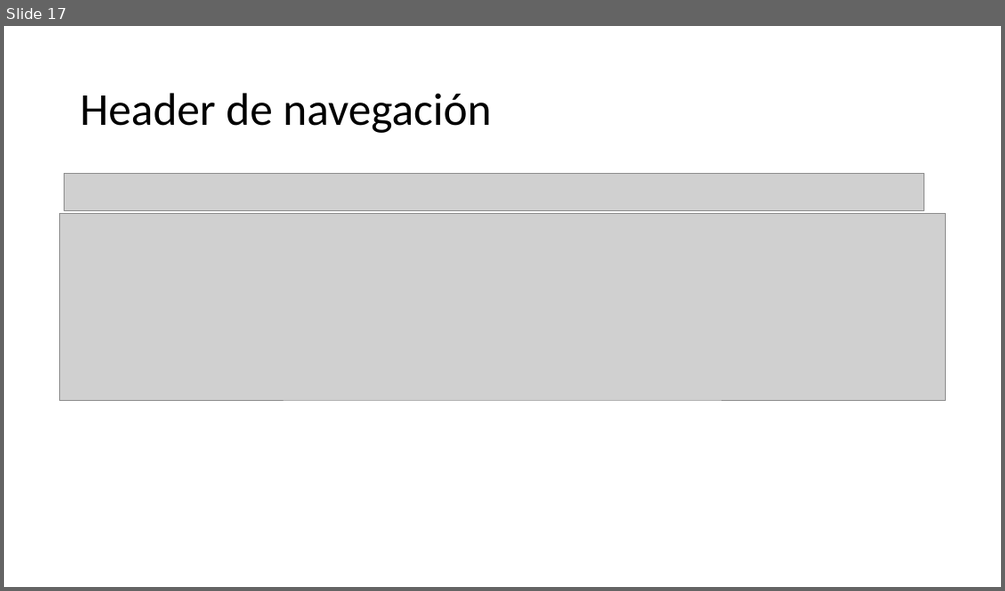
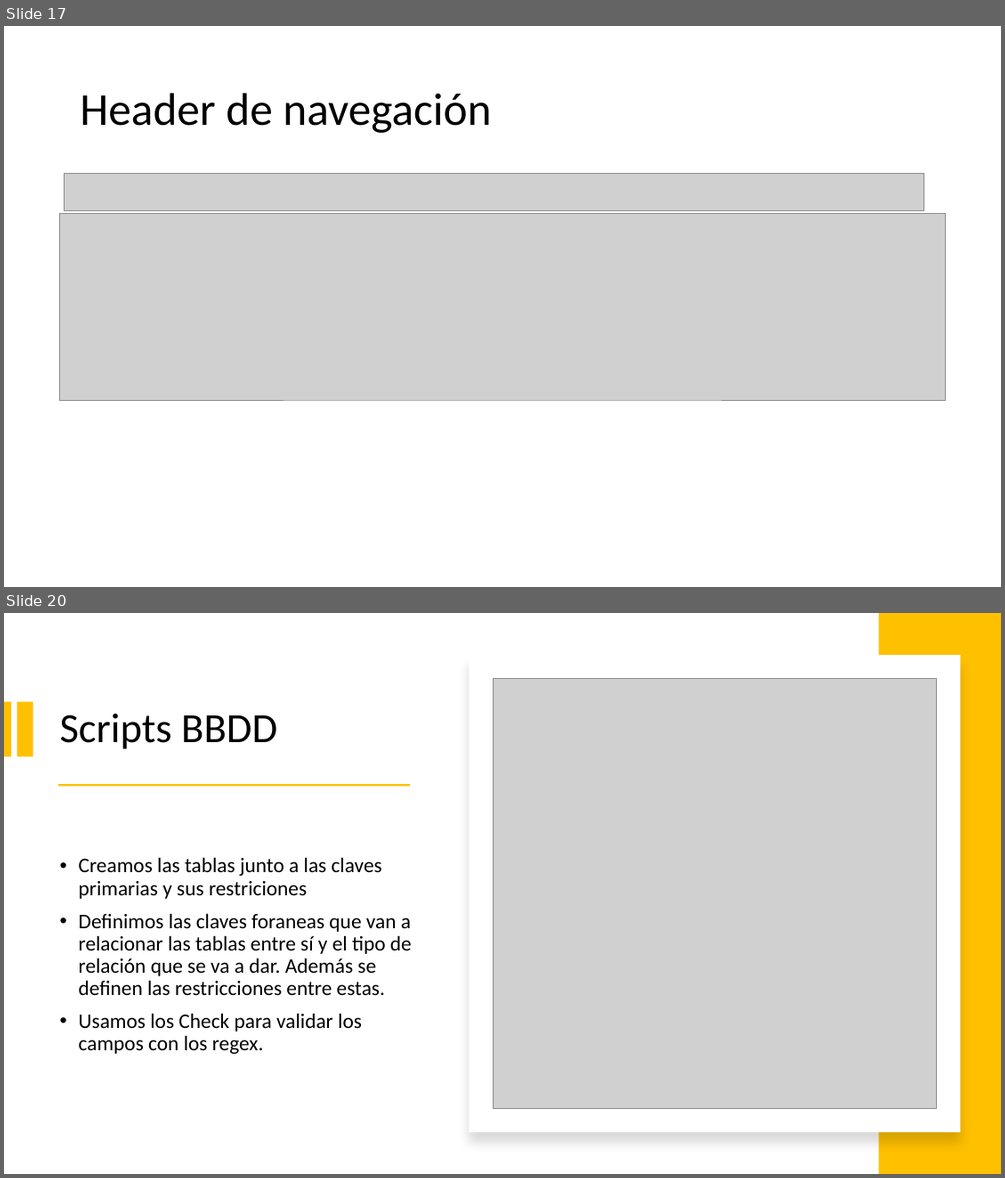
Before and after one commit to JiaChengZhang14/Proyecto_Grupal-ITV, a slide deck: comun/PresentacionITV.pptx. Shown one above the other, each under a label of ours: slide 17 before the commit, slides 17 and 20 after it; the slides between them are not shown. The pictures are 1005x591 and 1005x1178 pixels, drawn with LibreOffice and Linux fonts; fonts in the diff are those of the drawing; grey boxes stand for pictures. Boxes give left, top, right and bottom in pixels: in the first picture for what was removed or moved away, otherwise in the second. Text is boxed around its words. In the diff, an @@ line names an element or a change of style, - is before the commit and + after.

```diff
--- a/comun/PresentacionITV.pptx
+++ b/comun/PresentacionITV.pptx
@@ slide 20 added at (x1=4, y1=613, x2=1001, y2=1174), background #FFFFFF @@
@@ rectangle added at (x1=879, y1=613, x2=1001, y2=1174), fill #FFC000 @@
@@ rectangle added at (x1=469, y1=655, x2=961, y2=1132), fill #FFFFFF @@
@@ picture added at (x1=493, y1=678, x2=937, y2=1108) @@
@@ rectangle added at (x1=4, y1=701, x2=11, y2=756), fill #FFC000 @@
@@ rectangle added at (x1=16, y1=701, x2=32, y2=756), fill #FFC000 @@
@@ title added at (x1=60, y1=714, x2=277, y2=749), 40 pt, text #000000 @@
+Scripts BBDD
@@ rectangle added at (x1=58, y1=784, x2=410, y2=787), fill #FFC000 @@
@@ text added at (x1=79, y1=857, x2=412, y2=1054), 20 pt, text #000000 @@
+• Creamos las tablas junto a las claves primarias y sus restriciones
+• Definimos las claves foraneas que van a relacionar las tablas entre sí y el tipo de relación que se va a dar. Además se definen las restricciones entre estas.
+• Usamos los Check para validar los campos con los regex.
```
Also in this commit, not shown: 9 slides changed, 6 other slides added, 1 slide removed, 2 other files.
